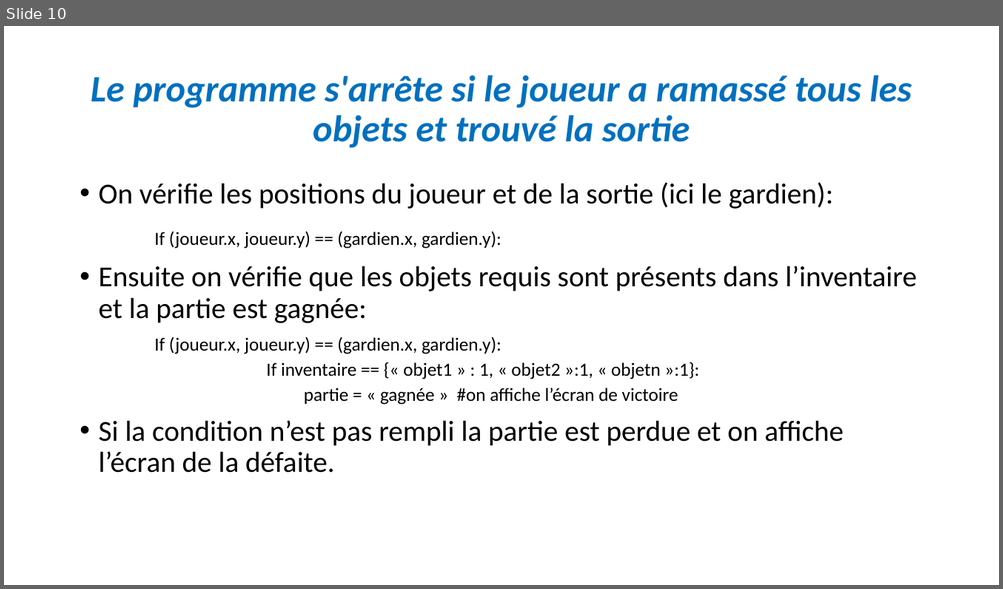
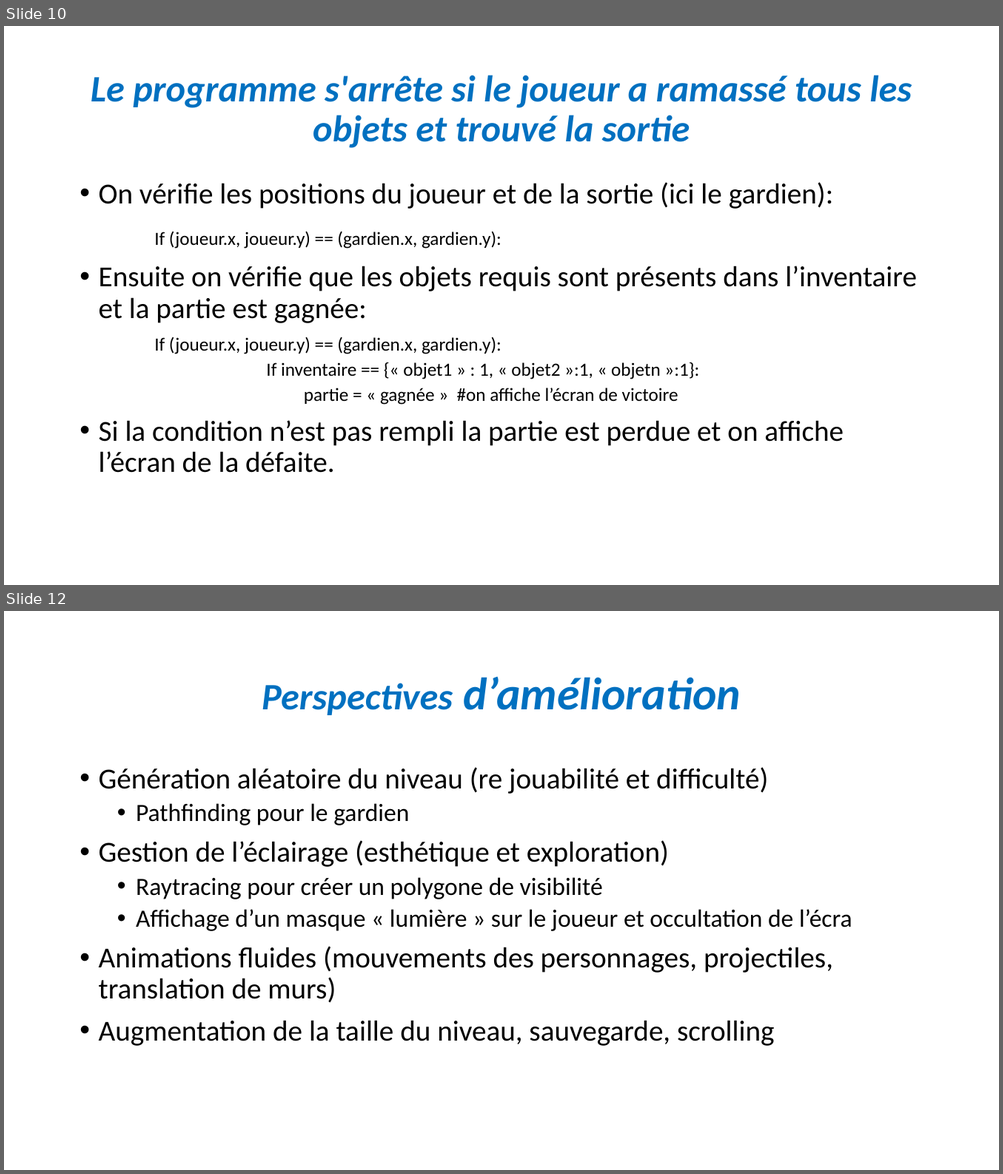
Before and after one commit to woowoo91/projet3, a slide deck: Projet3PPT.pptx. Shown one above the other, each under a label of ours: slide 10 before the commit, slides 10 and 12 after it; the slides between them are not shown. The pictures are 1003x589 and 1003x1174 pixels, drawn with LibreOffice and Linux fonts; fonts in the diff are those of the drawing. Boxes give left, top, right and bottom in pixels: in the first picture for what was removed or moved away, otherwise in the second. Text is boxed around its words. In the diff, an @@ line names an element or a change of style, - is before the commit and + after.

```diff
--- a/Projet3PPT.pptx
+++ b/Projet3PPT.pptx
@@ slide 12 added at [4, 611, 999, 1170], background #FFFFFF @@
@@ title added at [262, 677, 740, 715], 44 pt, text #0070C0, bold, italic @@
+Perspectives d’amélioration
@@ text added at [99, 767, 852, 1046], 28 pt, text #000000 @@
+• Génération aléatoire du niveau (re jouabilité et difficulté)
+  • Pathfinding pour le gardien
+• Gestion de l’éclairage (esthétique et exploration)
+  • Raytracing pour créer un polygone de visibilité
+  • Affichage d’un masque « lumière » sur le joueur et occultation de l’écra
+• Animations fluides (mouvements des personnages, projectiles, translation de murs)
+• Augmentation de la taille du niveau, sauvegarde, scrolling
```
Also in this commit, not shown: 1 slide changed, 2 other files.
